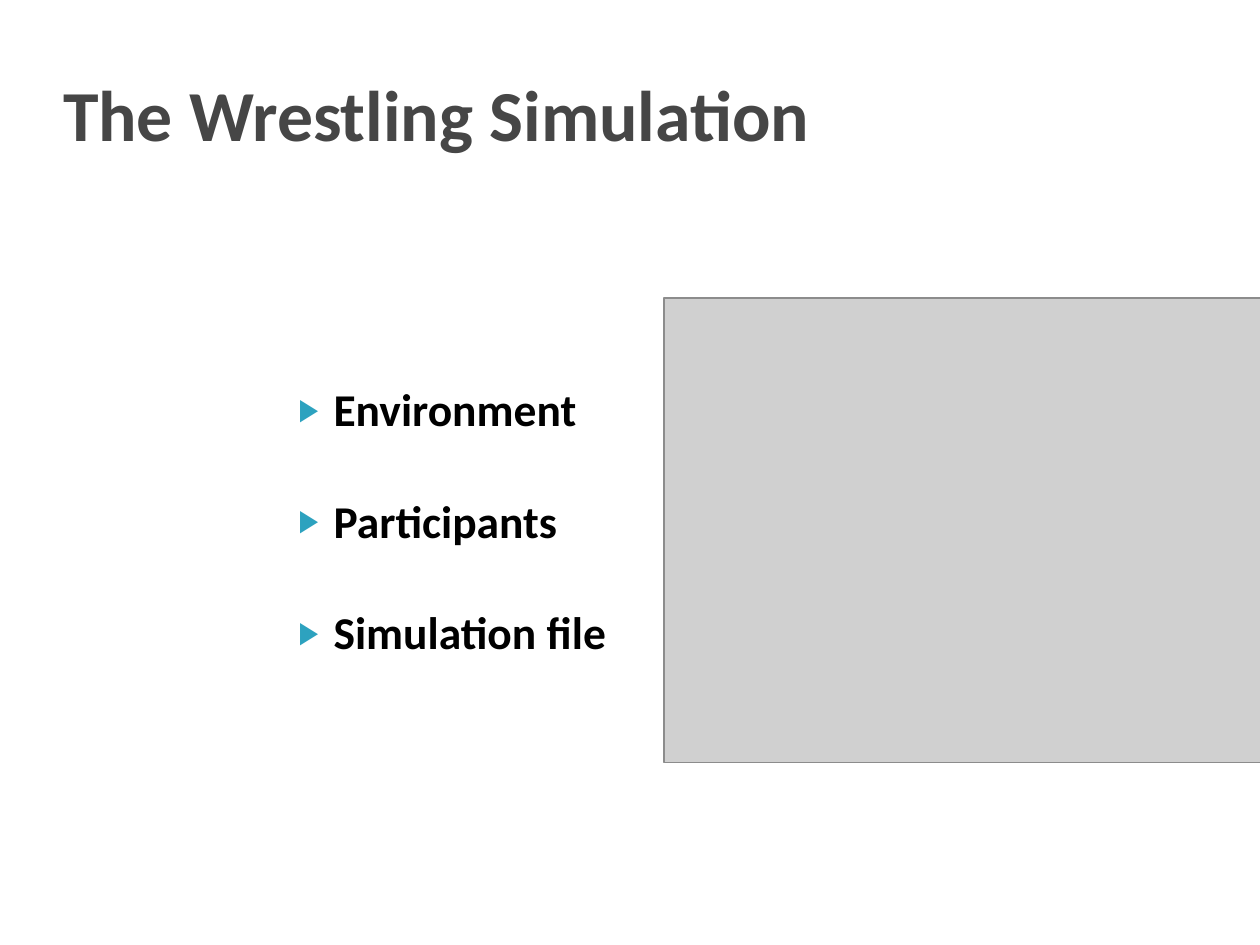
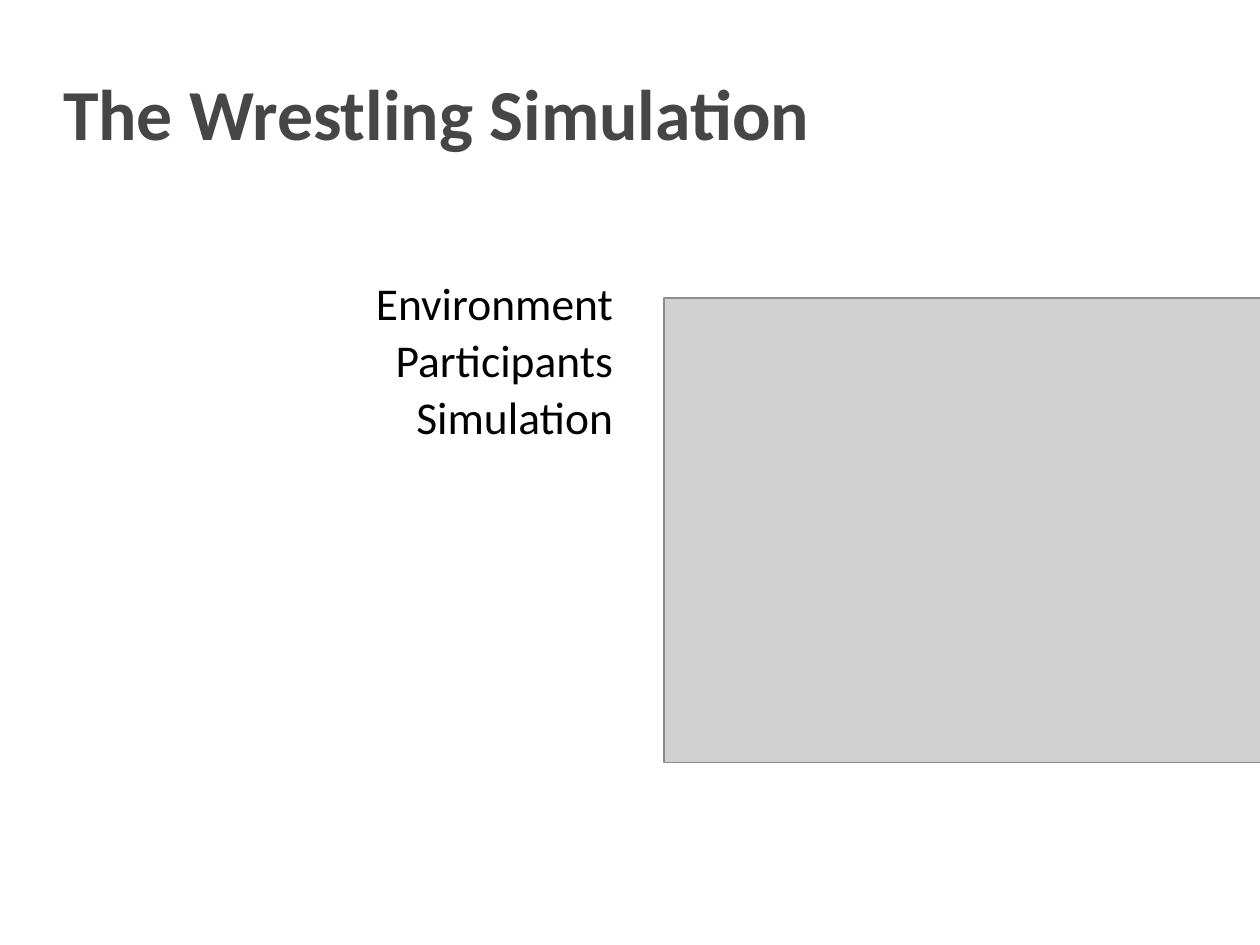
Before and after one commit to dcoli/plt4115, a slide deck: slide 3 of src/compiler/doc/rumble.ppt. Drawn at 1260x945 pixels with LibreOffice and Linux fonts; fonts in the diff are those of the drawing; grey boxes stand for pictures. Boxes give left, top, right and bottom in pixels: in the first picture for what was removed or moved away, otherwise in the second. Text is boxed around its words. In the diff, an @@ line names an element or a change of style, - is before the commit and + after.

```diff
--- a/src/compiler/doc/rumble.ppt
+++ b/src/compiler/doc/rumble.ppt
@@ text "Environment": place and size @@
-text "Environment" at bbox=[334, 394, 606, 650]
+text "Environment" at bbox=[376, 288, 613, 435]
@@ text at bbox=[376, 288, 613, 385]: bold off in "Environment", "Participants"; alignment left to right; bullet ▶ to none; line spacing 0.96 to 0.92 @@
@@ text at bbox=[416, 402, 613, 435]: text changed; bold off @@
-▶ Simulation file
+Simulation
```
Also in this commit, not shown: 11 other slides changed, 2 other files.
